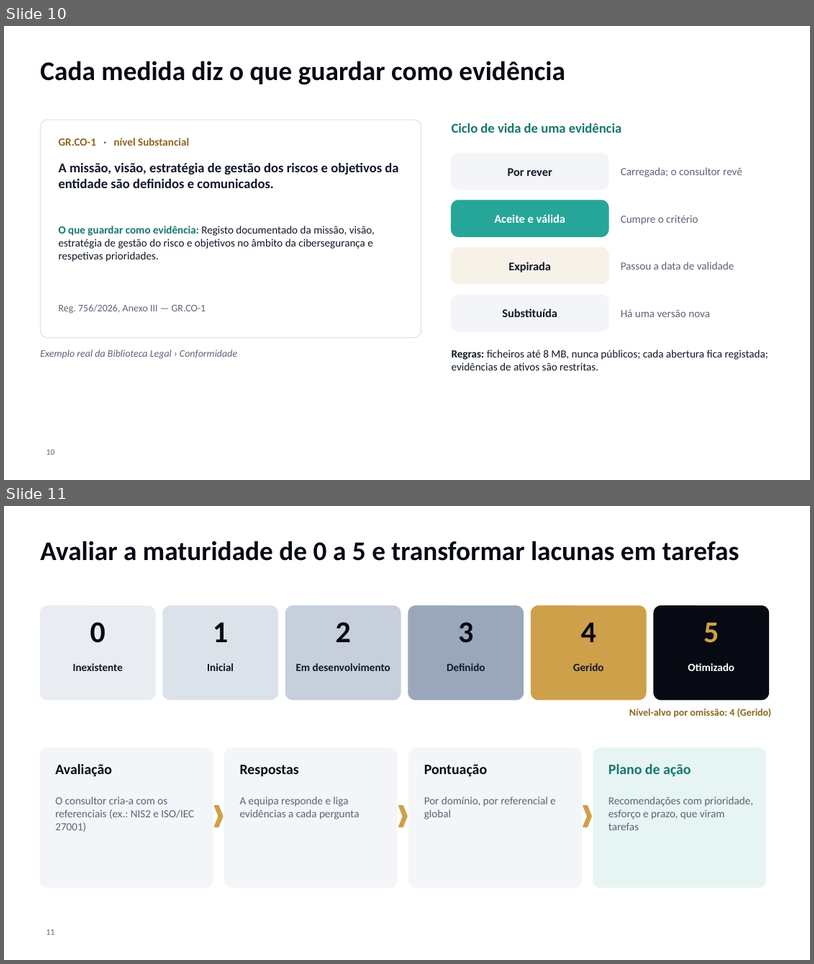
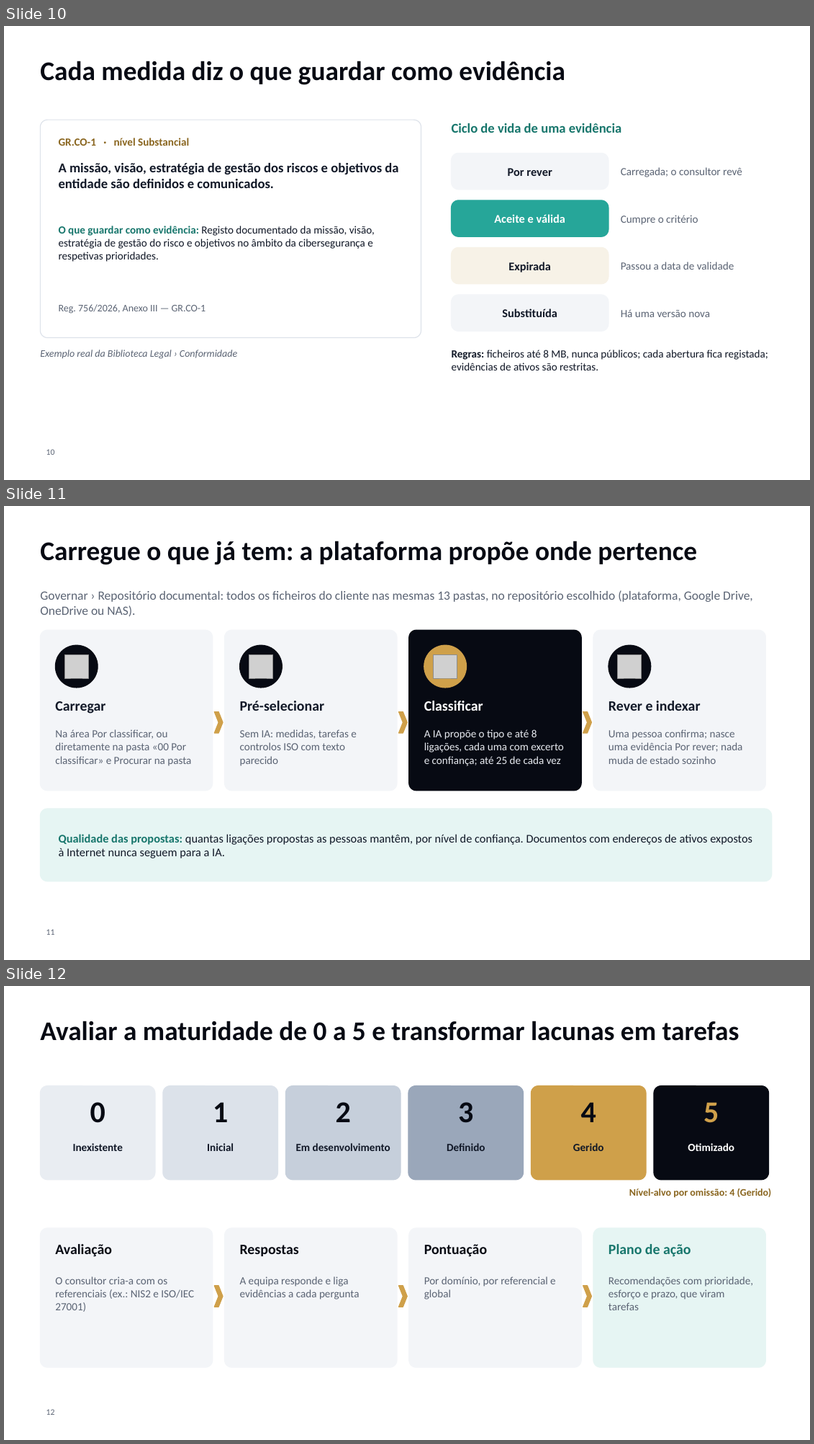
Before and after one commit to dbastoscarvalho23/Securematurity, a slide deck: docs/onboarding/AnkoraOne-Apresentacao-Onboarding.pptx. Shown one above the other, each under a label of ours: slides 10 and 11 before the commit, slides 10, 11 and 12 after it. The pictures are 814x964 and 814x1444 pixels, drawn with LibreOffice and Linux fonts; fonts in the diff are those of the drawing; grey boxes stand for pictures; background and template pictures are left out. Boxes give left, top, right and bottom in pixels: in the first picture for what was removed or moved away, otherwise in the second. Text is boxed around its words. In the diff, an @@ line names an element or a change of style, - is before the commit and + after.

```diff
--- a/docs/onboarding/AnkoraOne-Apresentacao-Onboarding.pptx
+++ b/docs/onboarding/AnkoraOne-Apresentacao-Onboarding.pptx
@@ slide 11 added at (4,506,810,960), background #FFFFFF @@
@@ title added at (40,541,697,565), 32 pt, text #070A13, bold @@
+Carregue o que já tem: a plataforma propõe onde pertence
@@ text added at (40,590,754,616), 15 pt, text #5B6474 @@
+Governar › Repositório documental: todos os ficheiros do cliente nas mesmas 13 pastas, no repositório escolhido (plataforma, Google Drive, OneDrive ou NAS).
@@ rounded rectangle added at (40,630,213,790), fill #F3F5F8, outline #F3F5F8 1 pt @@
@@ rounded rectangle added at (225,630,397,790), fill #F3F5F8, outline #F3F5F8 1 pt @@
@@ rounded rectangle added at (409,630,581,790), fill #070A13, outline #070A13 1 pt @@
@@ rounded rectangle added at (594,630,766,790), fill #F3F5F8, outline #F3F5F8 1 pt @@
@@ ellipse added at (55,645,98,687), fill #070A13, outline #070A13 1 pt @@
@@ picture added at (64,654,88,678) @@
@@ ellipse added at (240,645,282,687), fill #070A13, outline #070A13 1 pt @@
@@ picture added at (249,654,273,678) @@
@@ ellipse added at (424,645,467,687), fill #CFA04A, outline #CFA04A 1 pt @@
@@ picture added at (434,654,457,678) @@
@@ ellipse added at (609,645,651,687), fill #070A13, outline #070A13 1 pt @@
@@ picture added at (618,654,642,678) @@
@@ text added at (55,701,106,713), 17 pt, text #111827, bold @@
+Carregar
@@ chevron added at (214,712,223,733), fill #CFA04A, outline #CFA04A 1 pt @@
@@ text added at (240,700,325,710), 17 pt, text #111827, bold @@
+Pré-selecionar
@@ chevron added at (399,712,407,733), fill #CFA04A, outline #CFA04A 1 pt @@
@@ text added at (424,700,484,710), 17 pt, text #FFFFFF, bold @@
+Classificar
@@ chevron added at (584,712,592,733), fill #CFA04A, outline #CFA04A 1 pt @@
@@ text added at (609,700,701,710), 17 pt, text #111827, bold @@
+Rever e indexar
@@ text added at (55,729,191,766), 13 pt, text #5B6474 @@
+Na área Por classificar, ou diretamente na pasta «00 Por classificar» e Procurar na pasta
@@ text added at (240,729,357,766), 13 pt, text #5B6474 @@
+Sem IA: medidas, tarefas e controlos ISO com texto parecido
@@ text added at (424,729,564,766), 13 pt, text #E6E9EF @@
+A IA propõe o tipo e até 8 ligações, cada uma com excerto e confiança; até 25 de cada vez
@@ text added at (609,729,743,764), 13 pt, text #5B6474 @@
+Uma pessoa confirma; nasce uma evidência Por rever; nada muda de estado sozinho
@@ rounded rectangle added at (40,808,772,881), fill #E6F5F3, outline #E6F5F3 1 pt @@
@@ text added at (59,834,753,858), 14 pt, text #111827 @@
+Qualidade das propostas: quantas ligações propostas as pessoas mantêm, por nível de confiança. Documentos com endereços de ativos expostos à Internet nunca seguem para a IA.
@@ page number added at (46,929,55,934), 10 pt, text #5B6474 @@
+11
@@ what was slide 11 is now slide 12 @@
@@ page number at (46,1409,55,1414): text changed @@
-11
+12
```
Also in this commit, not shown: 10 slides changed, 1 other slide added, 16 other files.
